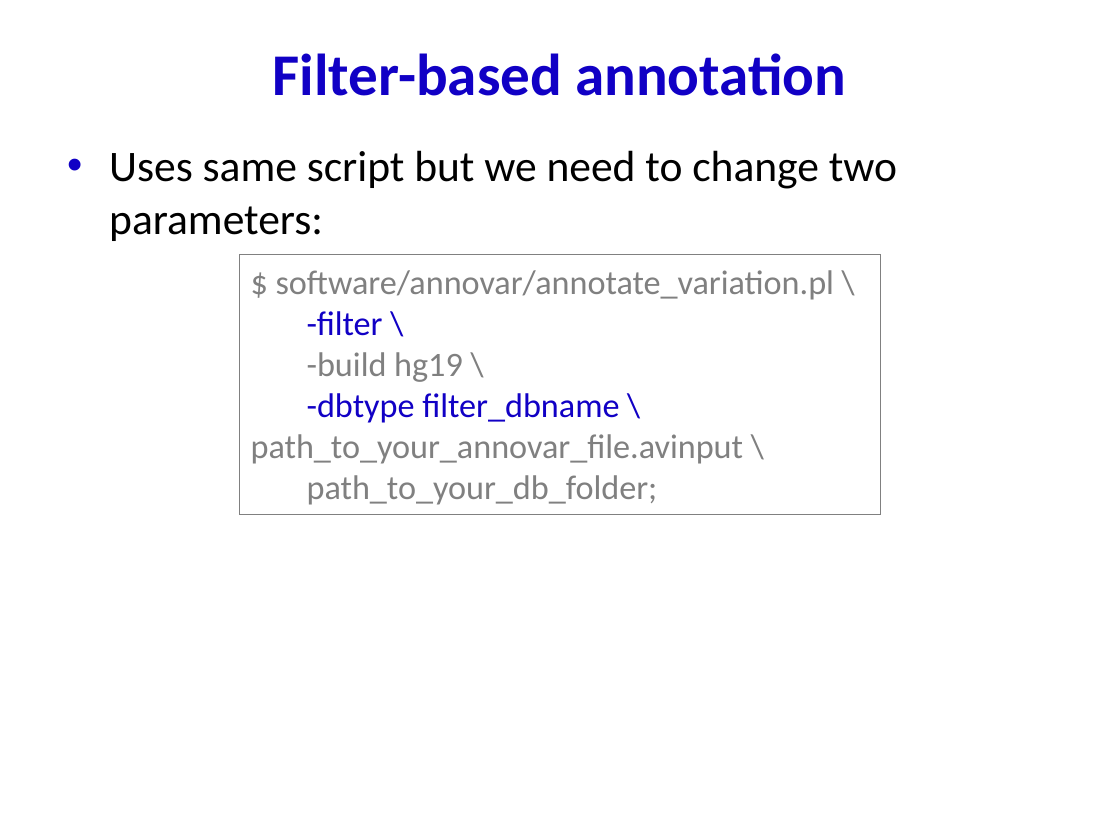
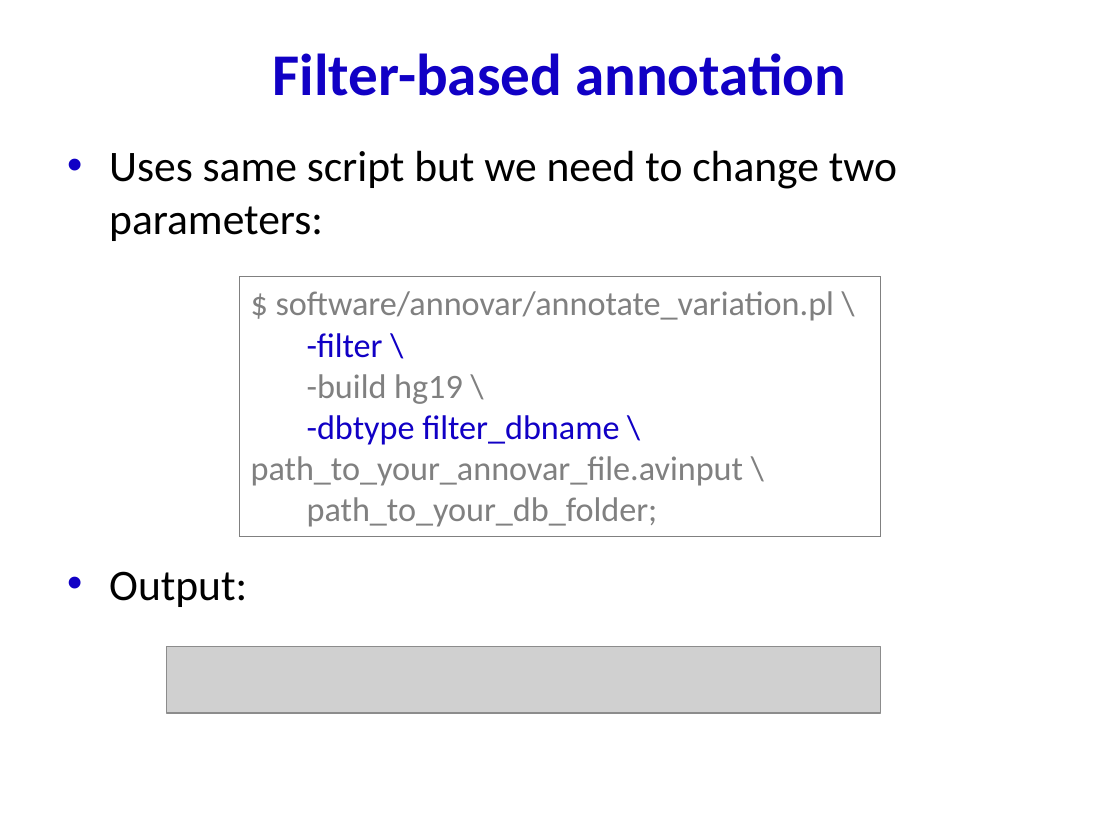
Before and after one commit to bioinformatics-core-shared-training/cruk-summer-school-2017, a slide deck: slide 10 of Day3/practical_annotatingSNVs.pptx (slide 9 before the commit). Drawn at 1120x840 pixels with LibreOffice and Linux fonts; fonts in the diff are those of the drawing; grey boxes stand for pictures. Boxes give left, top, right and bottom in pixels: in the first picture for what was removed or moved away, otherwise in the second. Text is boxed around its words. In the diff, an @@ line names an element or a change of style, - is before the commit and + after.

```diff
--- a/Day3/practical_annotatingSNVs.pptx
+++ b/Day3/practical_annotatingSNVs.pptx
@@ rectangle "$ software/annovar/annotate_variation.pl \": place and size @@
-rectangle "$ software/annovar/annotate_variation.pl \" at [240,254,880,514]
+rectangle "$ software/annovar/annotate_variation.pl \" at [240,277,880,536]
@@ text at [109,571,247,607]: paragraph added @@
+• Output:
@@ picture added at [167,646,881,713] @@
```
Also in this commit, not shown: 4 other slides changed, 3 slides added, 2 slides removed.
